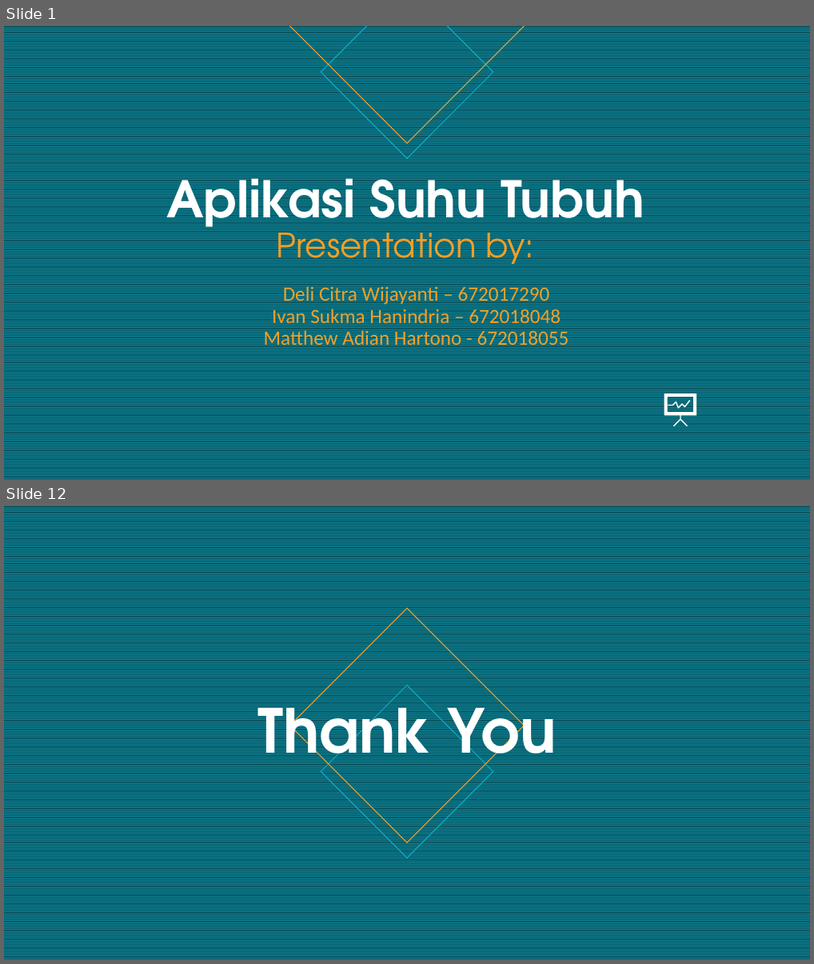
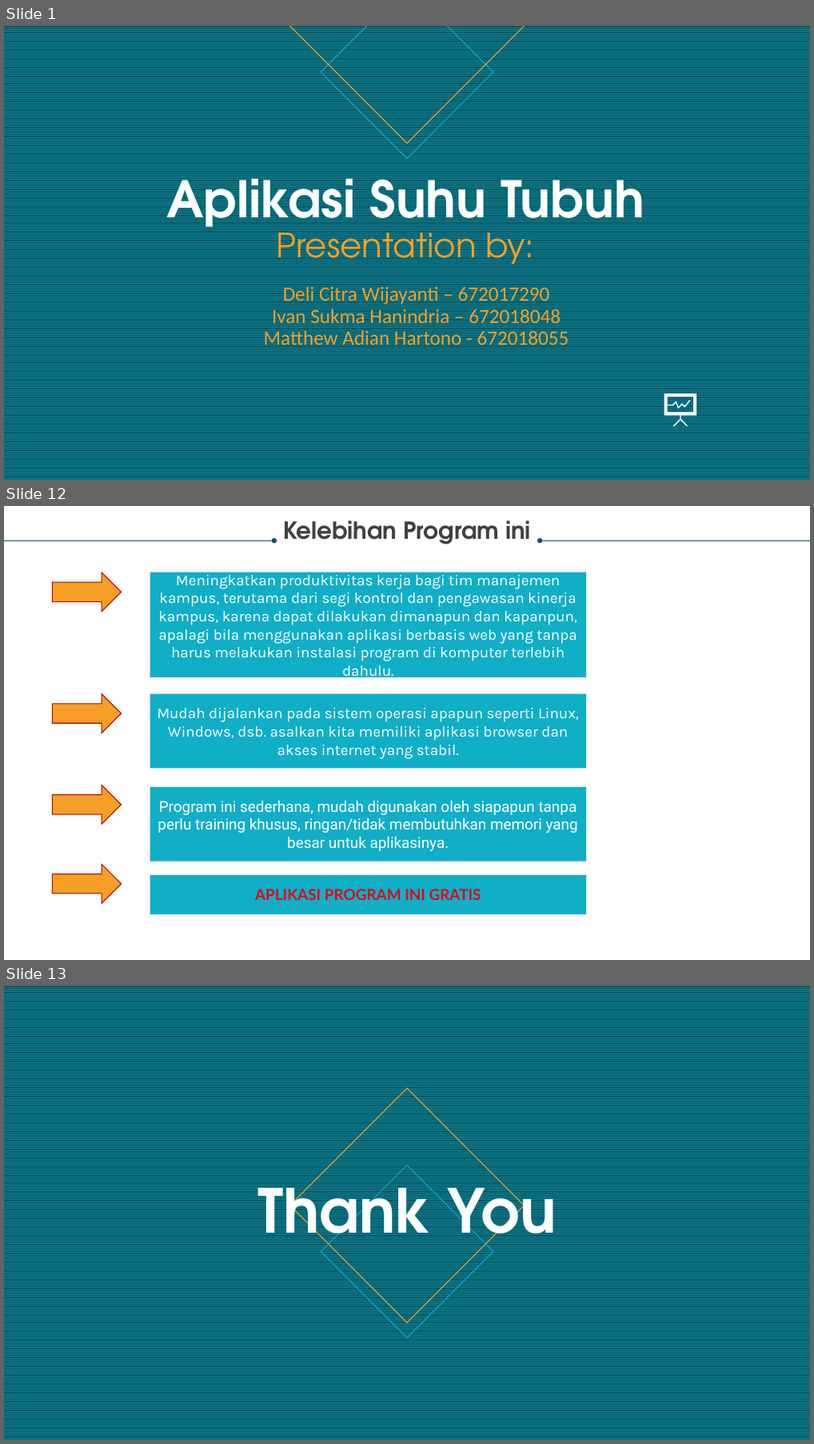
Before and after one commit to ivansukma/TAS-KAPITA-SELEKTA, a slide deck: BluePrint/Aplikasi Suhu Tubuh FIX.pptx. Shown one above the other, each under a label of ours: slides 1 and 12 before the commit, slides 1, 12 and 13 after it; the slides between them are not shown. The pictures are 814x964 and 814x1444 pixels, drawn with LibreOffice and Linux fonts; fonts in the diff are those of the drawing. Boxes give left, top, right and bottom in pixels: in the first picture for what was removed or moved away, otherwise in the second. Text is boxed around its words. In the diff, an @@ line names an element or a change of style, - is before the commit and + after.

```diff
--- a/BluePrint/Aplikasi Suhu Tubuh FIX.pptx
+++ b/BluePrint/Aplikasi Suhu Tubuh FIX.pptx
@@ slide 12 added at bbox=[4, 506, 810, 960], background #FFFFFF @@
@@ text added at bbox=[283, 520, 531, 544], 28 pt, text #404040, bold @@
+Kelebihan Program ini
@@ arrow added from (4, 540) to (274, 540), #085764 0.5 pt @@
@@ arrow added from (810, 540) to (540, 540), #085764 0.5 pt @@
@@ right arrow added at bbox=[52, 572, 122, 612], fill #F59F26, outline #A7040E 1 pt @@
@@ rectangle added at bbox=[150, 572, 587, 677], fill #11AEC7, 18 pt, text #FFFFFF @@
+Meningkatkan produktivitas kerja bagi tim manajemen kampus, terutama dari segi kontrol dan pengawasan kinerja kampus, karena dapat dilakukan dimanapun dan kapanpun, apalagi bila menggunakan aplikasi berbasis web yang tanpa harus melakukan instalasi program di komputer terlebih dahulu.
@@ right arrow added at bbox=[52, 693, 122, 733], fill #F59F26, outline #A7040E 1 pt @@
@@ rectangle added at bbox=[150, 693, 587, 768], fill #11AEC7, 18 pt, text #FFFFFF @@
+Mudah dijalankan pada sistem operasi apapun seperti Linux, Windows, dsb. asalkan kita memiliki aplikasi browser dan akses internet yang stabil.
@@ right arrow added at bbox=[52, 785, 122, 824], fill #F59F26, outline #A7040E 1 pt @@
@@ rectangle added at bbox=[150, 787, 587, 861], fill #11AEC7, 18 pt, text #FFFFFF @@
+Program ini sederhana, mudah digunakan oleh siapapun tanpa perlu training khusus, ringan/tidak membutuhkan memori yang besar untuk aplikasinya.
@@ right arrow added at bbox=[52, 864, 122, 904], fill #F59F26, outline #A7040E 1 pt @@
@@ rectangle added at bbox=[150, 875, 587, 914], fill #11AEC7, 18 pt, text #E20613, bold @@
+APLIKASI PROGRAM INI GRATIS
@@ what was slide 12 is now slide 13 @@
```
Also in this commit, not shown: 1 slide changed.
